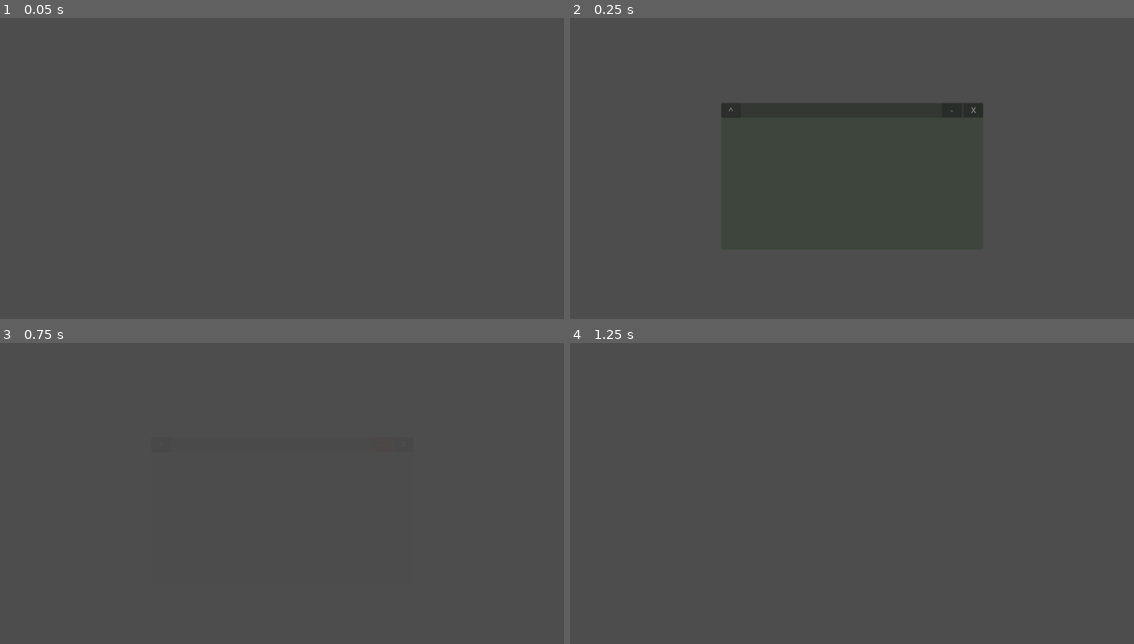
Above: before the commit, frames 1-4 (two rows, left to right).
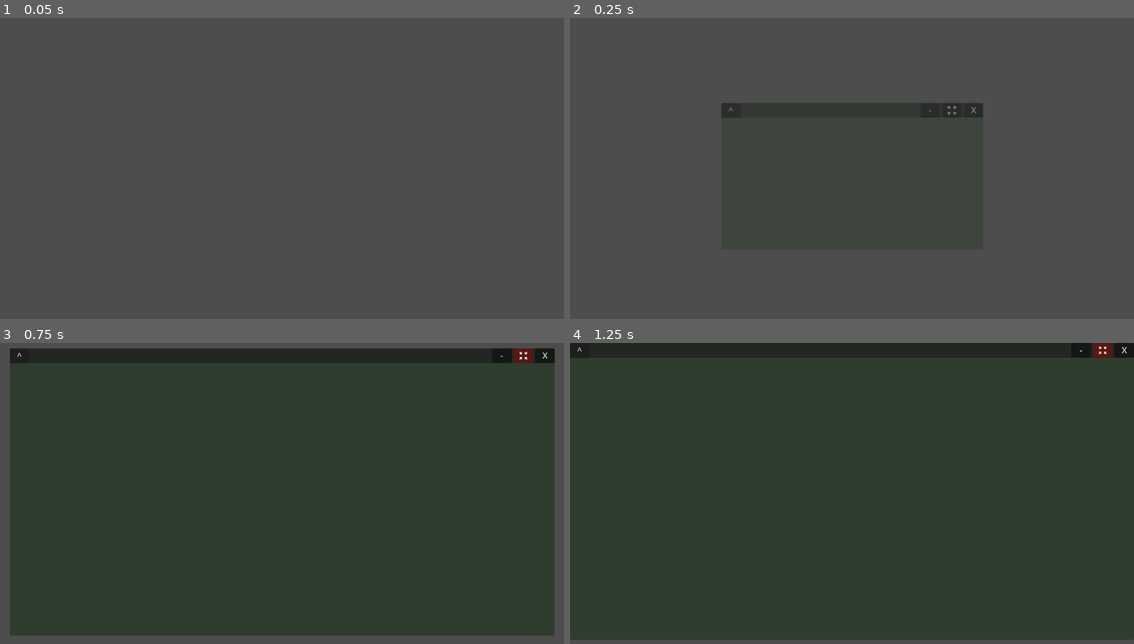
Above: after the commit, the same moments.

Repository: popcar2/GodotOS
Game: Godot game, scene res://Scenes/Window/File Manager/file_manager_window.tscn
The game is run twice, just before and just after one commit, with the same random seed, the same clock (stepped at 60 frames per second) and the same inputs. This scene is started directly instead of the project's main scene.
Inputs (mouse positions are in pixels of both pictures, inside the frame that each line leads up to):
- Up to frame 1 (0.05 s): no input
- Up to frame 2 (0.25 s): no input
- Up to frame 3 (0.75 s): click (383, 436) at 0.52 s
- Up to frame 4 (1.25 s): no input

Frame 1 is identical in both runs. In frame 2, less than 0.1% of the frame differs, in the area x 63-69%, y 29-33%; in frame 3, 92%; in frame 4, 99%, in the area x 0-100%, y 0-99%.

Commit message:
Add window maximizing and unmaximizing

Diff:
--- a/Scenes/Taskbar/taskbar.tscn
+++ b/Scenes/Taskbar/taskbar.tscn
@@ -2,7 +2,7 @@
 
 [ext_resource type="Script" path="res://Scenes/Taskbar/start_button.gd" id="1_aypgd"]
 [ext_resource type="PackedScene" uid="uid://da4oly47yx3ja" path="res://Scenes/Taskbar/start_menu_option.tscn" id="2_1ualm"]
-[ext_resource type="Texture2D" uid="uid://dnvmy7l1wrerh" path="res://Art/power-button.png" id="3_sudyn"]
+[ext_resource type="Texture2D" uid="uid://dnvmy7l1wrerh" path="res://Art/Icons/power-button.png" id="3_sudyn"]
 [ext_resource type="Script" path="res://Scenes/Taskbar/power_button.gd" id="4_cnyss"]
 
 [sub_resource type="CanvasTexture" id="CanvasTexture_s4q16"]
--- a/Scenes/Window/Window.tscn
+++ b/Scenes/Window/Window.tscn
@@ -1,6 +1,7 @@
-[gd_scene load_steps=6 format=3 uid="uid://cojrqff5vocjv"]
+[gd_scene load_steps=7 format=3 uid="uid://cojrqff5vocjv"]
 
 [ext_resource type="Script" path="res://Scenes/Window/window.gd" id="1_c3iwi"]
+[ext_resource type="Texture2D" uid="uid://1ockgc20p033" path="res://Art/Icons/expand.png" id="2_bcfhp"]
 [ext_resource type="Script" path="res://Scenes/Window/resize_drag_spot.gd" id="2_xymxc"]
 
 [sub_resource type="StyleBoxFlat" id="StyleBoxFlat_es3h4"]
@@ -73,6 +74,17 @@
 theme_override_styles/pressed = SubResource("StyleBoxFlat_epasn")
 text = "-"
 
+[node name="Maximize Button" type="Button" parent="Top Bar/HBoxContainer"]
+custom_minimum_size = Vector2(40, 0)
+layout_mode = 2
+focus_mode = 0
+theme_override_constants/icon_max_width = 22
+theme_override_styles/normal = SubResource("StyleBoxFlat_es3h4")
+theme_override_styles/hover = SubResource("StyleBoxFlat_iro1c")
+theme_override_styles/pressed = SubResource("StyleBoxFlat_epasn")
+icon = ExtResource("2_bcfhp")
+icon_alignment = 1
+
 [node name="Close Button" type="Button" parent="Top Bar/HBoxContainer"]
 custom_minimum_size = Vector2(40, 0)
 layout_mode = 2
@@ -100,4 +112,5 @@
 
 [connection signal="gui_input" from="Top Bar" to="." method="_on_top_bar_gui_input"]
 [connection signal="pressed" from="Top Bar/HBoxContainer/Minimize Button" to="." method="_on_minimize_button_pressed"]
+[connection signal="pressed" from="Top Bar/HBoxContainer/Maximize Button" to="." method="_on_maximize_button_pressed"]
 [connection signal="pressed" from="Top Bar/HBoxContainer/Close Button" to="." method="_on_close_button_pressed"]
--- a/Scenes/Window/window.gd
+++ b/Scenes/Window/window.gd
@@ -12,9 +12,16 @@
 var is_being_deleted: bool
 var is_minimized: bool
 var is_selected: bool
+var is_maximized: bool
+
+var maximize_icon: CompressedTexture2D = preload("res://Art/Icons/expand.png")
+var unmaximize_icon: CompressedTexture2D = preload("res://Art/Icons/shrink.png")
+var old_unmaximized_position: Vector2
+var old_unmaximized_size: Vector2
 
 signal minimized(is_minimized: bool)
 signal selected(is_selected: bool)
+signal maximized(is_maximized: bool)
 signal deleted()
 
 func _ready():
@@ -142,3 +149,34 @@
 
 	global_position.y = clamp(global_position.y, 0, game_window_size.y - size.y - 40)
 	global_position.x = clamp(global_position.x, 0, game_window_size.x - size.x)
+
+func _on_maximize_button_pressed():
+	maximize_window()
+
+func maximize_window():
+	if is_maximized:
+		is_maximized = !is_maximized
+		$"Top Bar/HBoxContainer/Maximize Button".icon = maximize_icon
+
+		var tween: Tween = create_tween()
+		tween.set_parallel(true)
+		tween.set_trans(Tween.TRANS_CUBIC).set_ease(Tween.EASE_OUT)
+		tween.tween_property(self, "global_position", old_unmaximized_position, 0.25)
+		await tween.tween_property(self, "size", old_unmaximized_size, 0.25).finished
+		$"Resize Drag Spot".window_resized.emit()
+	else:
+		is_maximized = !is_maximized
+		$"Top Bar/HBoxContainer/Maximize Button".icon = unmaximize_icon
+
+		old_unmaximized_position = global_position
+		old_unmaximized_size = size
+
+		var new_size = get_viewport_rect().size
+		new_size.y -= 40 #Because taskbar
+
+		var tween: Tween = create_tween()
+		tween.set_parallel(true)
+		tween.set_trans(Tween.TRANS_CUBIC).set_ease(Tween.EASE_OUT)
+		tween.tween_property(self, "global_position", Vector2.ZERO, 0.25)
+		await tween.tween_property(self, "size", new_size, 0.25).finished
+		$"Resize Drag Spot".window_resized.emit()
Binary file added: Art/Icons/expand.png
Not shown, changed: Art/Icons/expand.png.import
Renamed: Art/power-button.png -> Art/Icons/power-button.png
Not shown, added: Art/Icons/power-button.png.import
Binary file added: Art/Icons/shrink.png
Not shown, added: Art/Icons/shrink.png.import
